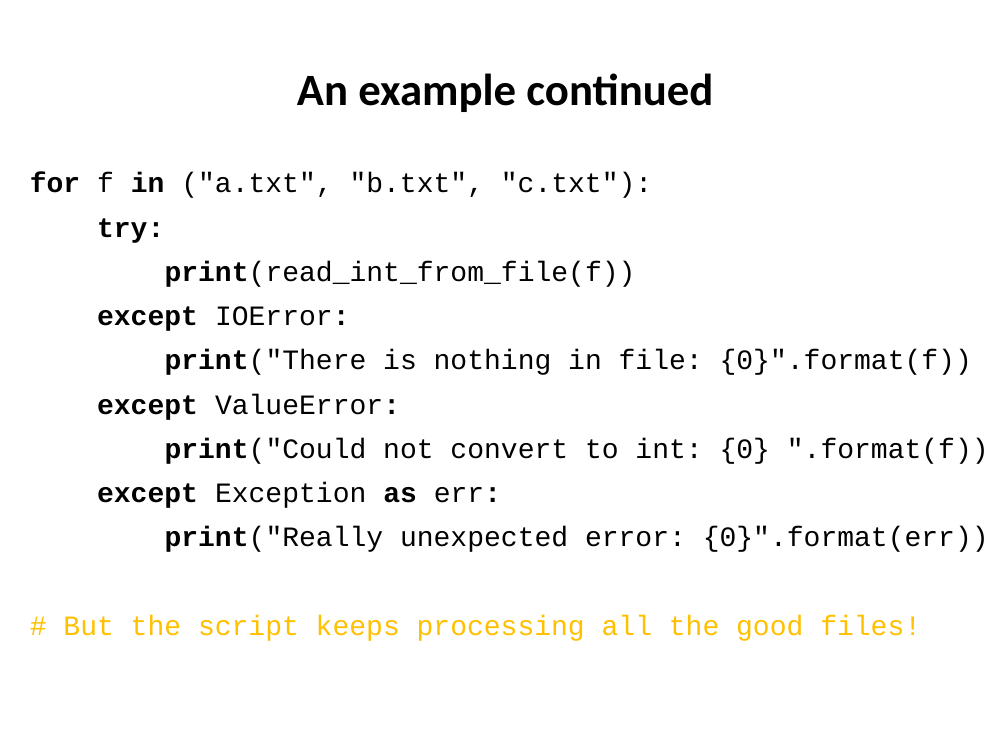
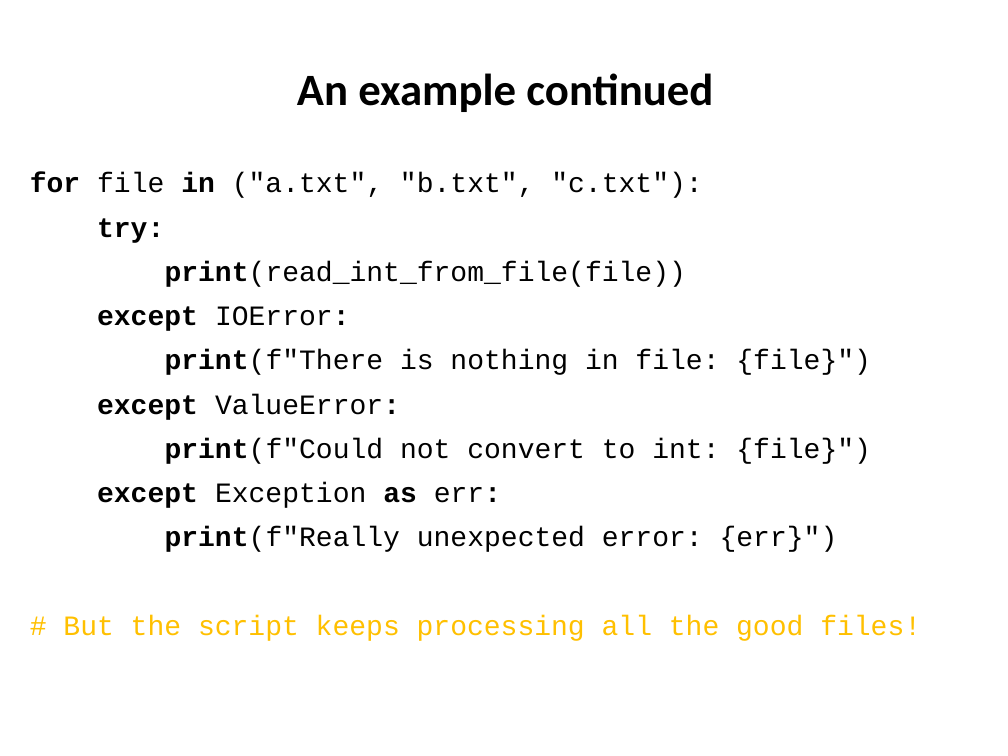
Before and after one commit to ncasuk/ncas-isc, a slide deck: slide 10 of python/presentations/learning_python/20_ceda-error.pptx. Drawn at 1008x756 pixels with LibreOffice and Linux fonts; fonts in the diff are those of the drawing; background and template pictures are left out. Boxes give left, top, right and bottom in pixels: in the first picture for what was removed or moved away, otherwise in the second. Text is boxed around its words. In the diff, an @@ line names an element or a change of style, - is before the commit and + after.

Commit message:
changing to use f strings for formatting

```diff
--- a/python/presentations/learning_python/20_ceda-error.pptx
+++ b/python/presentations/learning_python/20_ceda-error.pptx
@@ text at bbox=[30, 173, 702, 198]: text changed @@
-for f in ("a.txt", "b.txt", "c.txt"):
+for file in ("a.txt", "b.txt", "c.txt"):
@@ text at bbox=[165, 261, 686, 287]: text changed @@
-print(read_int_from_file(f))
+print(read_int_from_file(file))
@@ text at bbox=[165, 350, 871, 375]: text changed @@
-print("There is nothing in file: {0}".format(f))
+print(f"There is nothing in file: {file}")
@@ text at bbox=[165, 438, 871, 464]: text changed @@
-print("Could not convert to int: {0} ".format(f))
+print(f"Could not convert to int: {file}")
@@ text at bbox=[165, 527, 838, 552]: text changed @@
-print("Really unexpected error: {0}".format(err))
+print(f"Really unexpected error: {err}")
```
Also in this commit, not shown: 1 other file.
